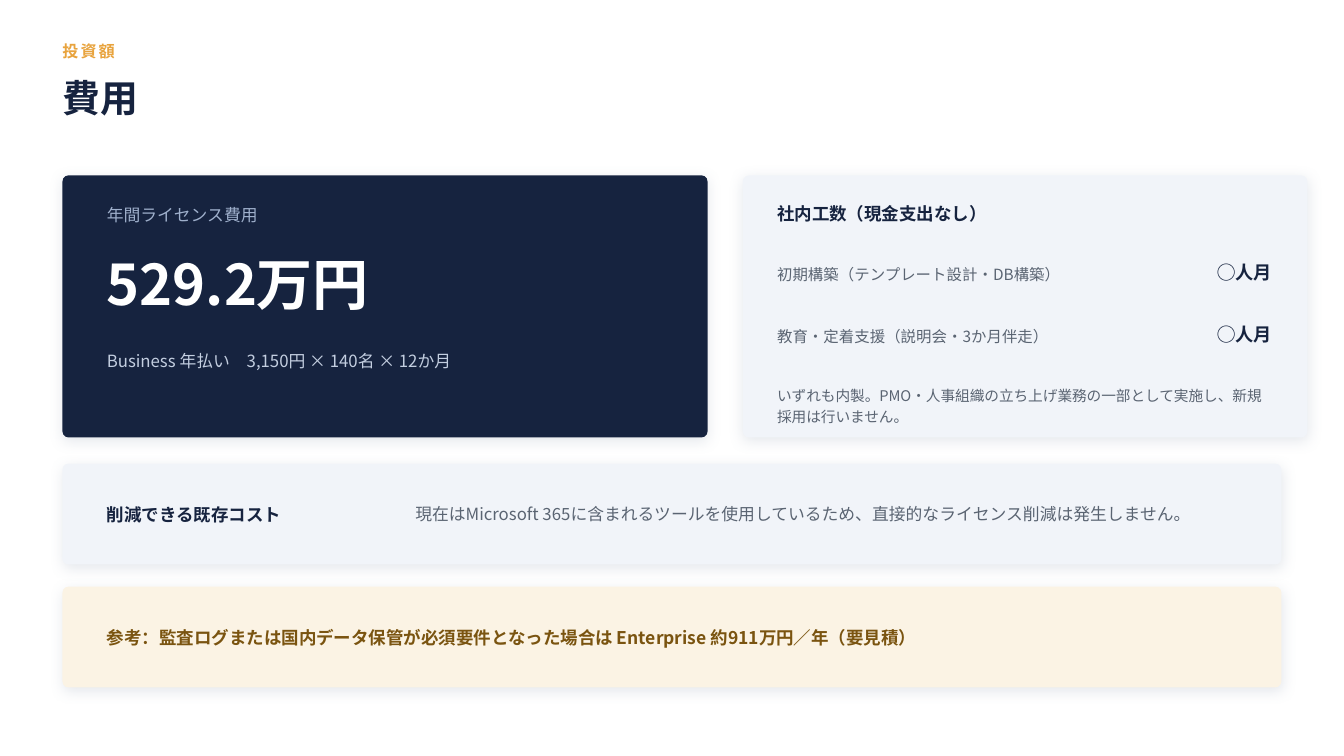
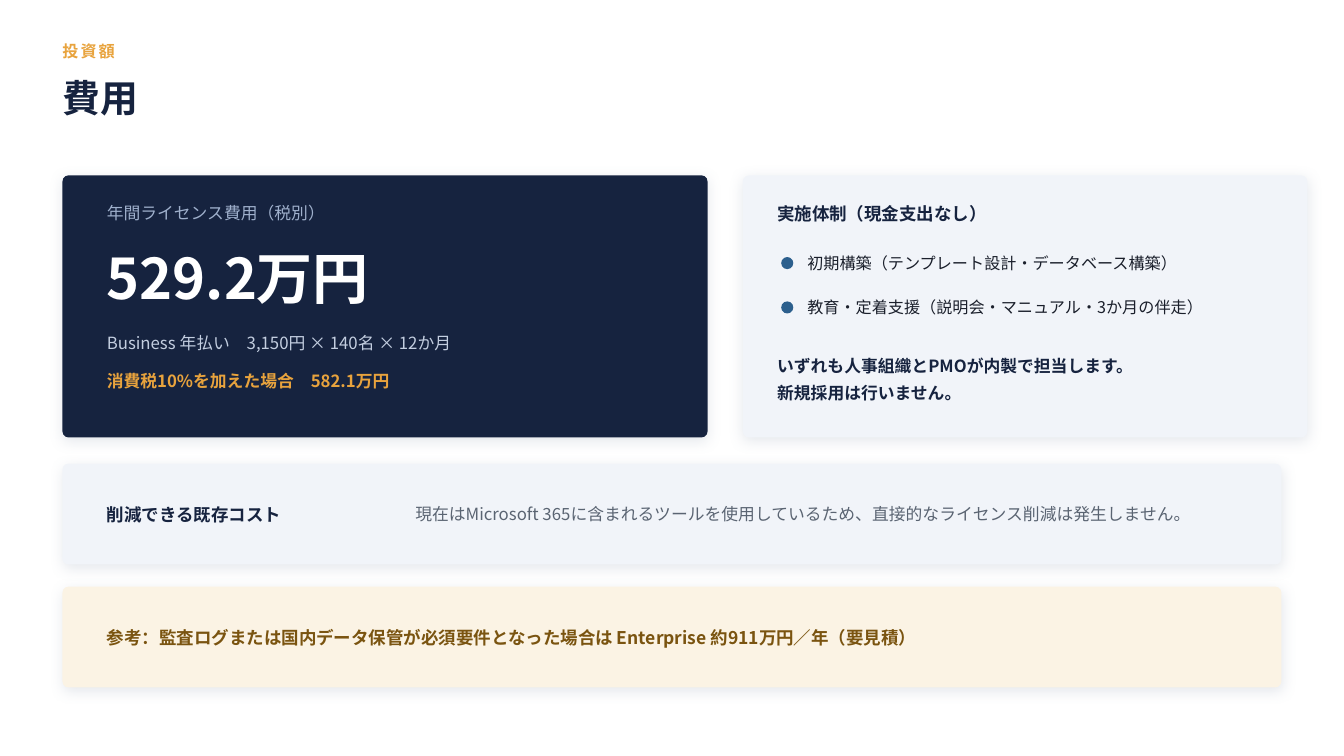
Before and after one commit to nii-d/claude-test, a slide deck: slide 21 of slides/notion-proposal.pptx. Drawn at 1344x756 pixels with LibreOffice and Linux fonts; fonts in the diff are those of the drawing. Boxes give left, top, right and bottom in pixels: in the first picture for what was removed or moved away, otherwise in the second. Text is boxed around its words. In the diff, an @@ line names an element or a change of style, - is before the commit and + after.

```diff
--- a/slides/notion-proposal.pptx
+++ b/slides/notion-proposal.pptx
@@ text at [107,205,325,221]: text changed @@
-年間ライセンス費用
+年間ライセンス費用（税別）
@@ text at [777,205,987,222]: text changed @@
-社内工数（現金支出なし）
+実施体制（現金支出なし）
@@ text "529.2万円": place and size @@
-text "529.2万円" at [107,261,369,310]
+text "529.2万円" at [107,255,369,304]
@@ ellipse added at [781,257,793,269], fill #2C5F8D @@
@@ text at [807,255,1177,271]: text changed; size 11 to 11.5 pt; text colour #5A6472 to #1A1F2B @@
-初期構築（テンプレート設計・DB構築）
+初期構築（テンプレート設計・データベース構築）
@@ text removed at [1218,263,1272,281] @@
-◯人月
@@ text at [807,299,1203,315]: text changed; size 11 to 11.5 pt; text colour #5A6472 to #1A1F2B @@
-教育・定着支援（説明会・3か月伴走）
+教育・定着支援（説明会・マニュアル・3か月の伴走）
@@ text "Business 年払い 3,150円 × 140名 ...": place and size @@
-text "Business 年払い 3,150円 × 140名 ..." at [107,353,451,370]
+text "Business 年払い 3,150円 × 140名 ..." at [107,335,451,352]
@@ ellipse added at [781,301,793,314], fill #2C5F8D @@
@@ text removed at [1218,325,1272,343] @@
-◯人月
@@ text at [777,357,1133,401]: text changed; size 10.5 to 12 pt; text colour #5A6472 to #16233F; bold on @@
-いずれも内製。PMO・人事組織の立ち上げ業務の一部として実施し、新規採用は行いません。
+いずれも人事組織とPMOが内製で担当します。
+新規採用は行いません。
@@ text added at [107,372,390,389], 12 pt, text #E8A33D, bold @@
+消費税10%を加えた場合 582.1万円
```
Also in this commit, not shown: 8 other slides changed, 3 other files.
